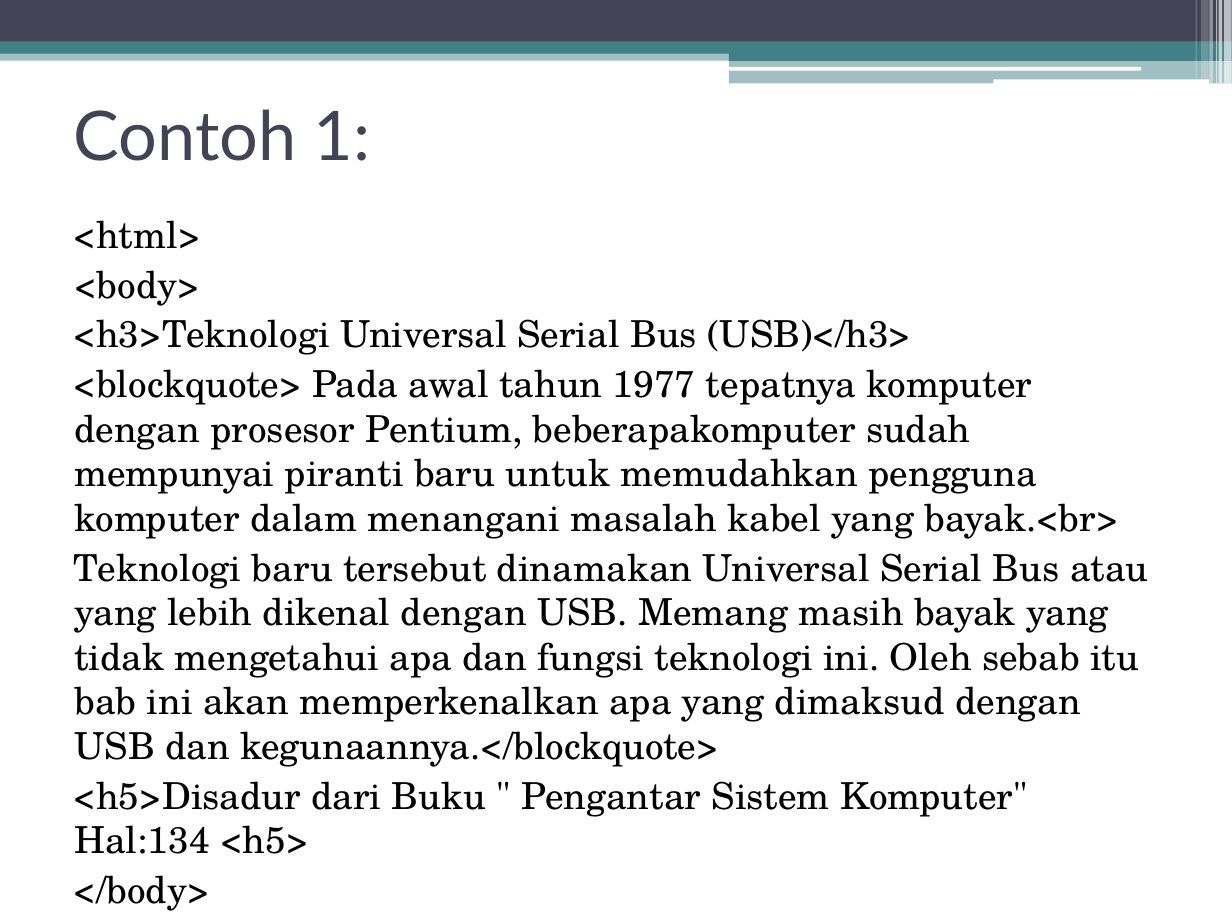
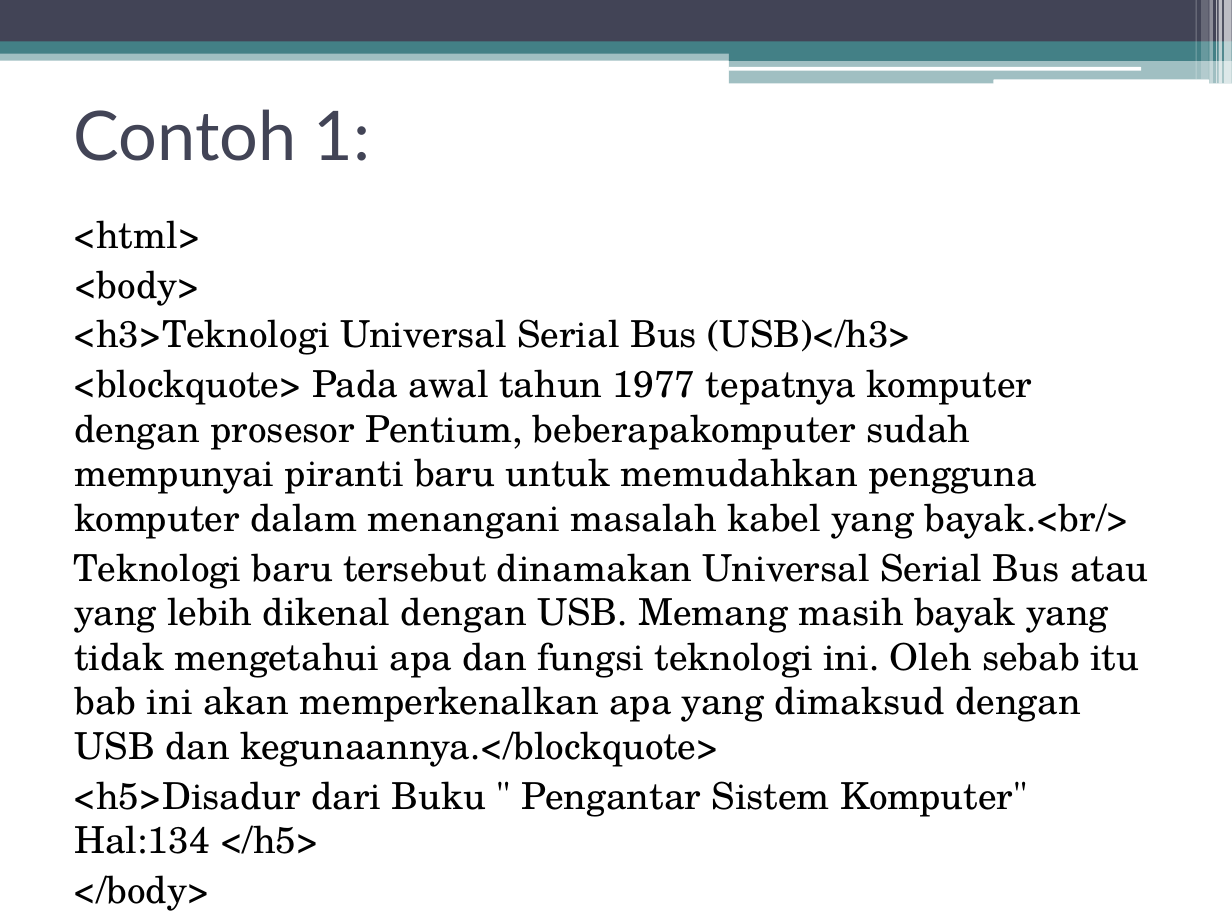
Before and after one commit to bernardvery/Genap1415, a slide deck: slide 8 of Pengantar_Web/Materi_HTML4/Pert4.Materi-Elemen Dasar HTML (Ok).pptx. Drawn at 1232x924 pixels with LibreOffice and Linux fonts; fonts in the diff are those of the drawing. Boxes give left, top, right and bottom in pixels: in the first picture for what was removed or moved away, otherwise in the second. Text is boxed around its words. In the diff, an @@ line names an element or a change of style, - is before the commit and + after.

```diff
--- a/Pengantar_Web/Materi_HTML4/Pert4.Materi-Elemen Dasar HTML (Ok).pptx
+++ b/Pengantar_Web/Materi_HTML4/Pert4.Materi-Elemen Dasar HTML (Ok).pptx
@@ text at bbox=[74, 369, 1129, 539]: text changed @@
-<blockquote> Pada awal tahun 1977 tepatnya komputer dengan prosesor Pentium, beberapakomputer sudah mempunyai piranti baru untuk memudahkan pengguna komputer dalam menangani masalah kabel yang bayak.<br>
+<blockquote> Pada awal tahun 1977 tepatnya komputer dengan prosesor Pentium, beberapakomputer sudah mempunyai piranti baru untuk memudahkan pengguna komputer dalam menangani masalah kabel yang bayak.<br/>
@@ text at bbox=[74, 781, 1028, 854]: text changed @@
-<h5>Disadur dari Buku " Pengantar Sistem Komputer" Hal:134 <h5>
+<h5>Disadur dari Buku " Pengantar Sistem Komputer" Hal:134 </h5>
```
Also in this commit, not shown: 1 other file.
